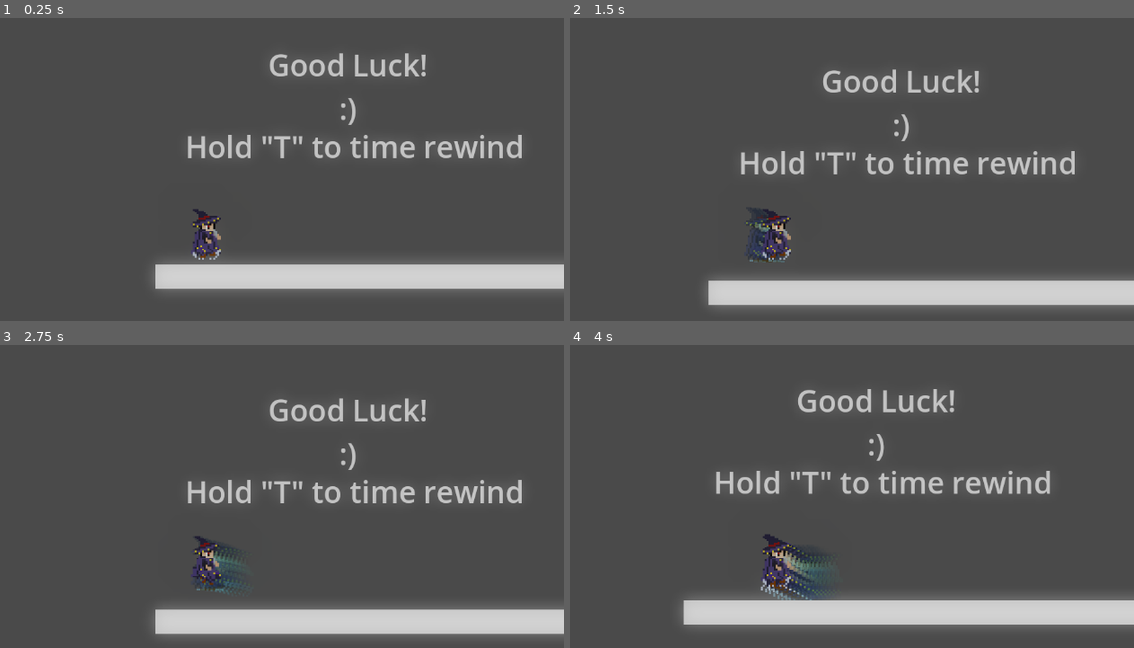
Above: before the commit, frames 1-4 (two rows, left to right).
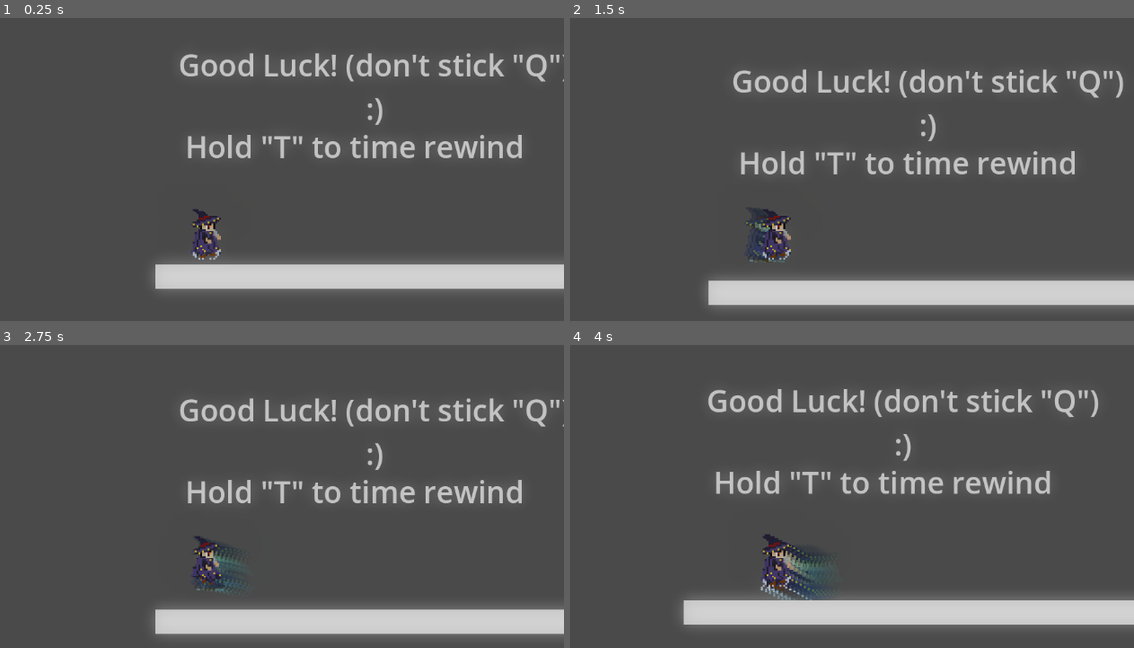
Above: after the commit, the same moments.

Repository: SSSYLSSS/time_rewinder
Game: Godot game, scene res://tscn/maingame.tscn
The game is run twice, just before and just after one commit, with the same random seed, the same clock (stepped at 60 frames per second) and the same inputs.
Inputs:
- Up to frame 1 (0.25 s): no input
- Up to frame 2 (1.5 s): tap Enter (ui_accept) at 0.5, 0.77 s; hold T (rewind) 0.53-1.28 s; hold D (right_run) from 0.53 s (still down); tap T (rewind) at 1.35 s
- Up to frame 3 (2.75 s): tap Enter (ui_accept) at 1.52 s; release D (right_run) at 2.03 s; hold A (left_run) from 2.03 s (still down); hold T (rewind) from 2.03 s (still down)
- Up to frame 4 (4 s): release A (left_run) at 2.78 s; release T (rewind) at 2.78 s; hold D (right_run) from 2.78 s (still down); tap T (rewind) at 2.85 s; tap Enter (ui_accept) at 3.02, 3.77 s; hold T (rewind) from 3.53 s (still down)

The runs differ from the first frame. In frame 1, 2.4% of the frame differs, in the area x 31-100%, y 11-36%; in frame 2, 2.4%; in frame 3, 2.4%; in frame 4, 2.4%, in the area x 24-94%, y 14-39%.

Commit message:
onelastdevelop

Diff:
--- a/project.godot
+++ b/project.godot
@@ -38,6 +38,11 @@
 "events": [Object(InputEventKey,"resource_local_to_scene":false,"resource_name":"","device":-1,"window_id":0,"alt_press …(192 unchanged characters)…
 ]
 }
+upsidedown={
+"deadzone": 0.2,
+"events": [Object(InputEventKey,"resource_local_to_scene":false,"resource_name":"","device":-1,"window_id":0,"alt_pressed":false,"shift_pressed":false,"ctrl_pressed":false,"meta_pressed":false,"pressed":false,"keycode":0,"physical_keycode":81,"key_label":0,"unicode":113,"location":0,"echo":false,"script":null)
+]
+}
 
 [rendering]
 
--- a/script/magicplayer.gd
+++ b/script/magicplayer.gd
@@ -7,6 +7,7 @@
 var is_jumping := false
 
 @onready var rewinder: Rewinder = $Rewinder
+
 
 func custom_data():
 	var texture = $AnimatedSprite2D.sprite_frames.get_frame_texture($AnimatedSprite2D.animation, $AnimatedSprite2D.frame)
@@ -58,4 +59,7 @@
 	if direction != 0:
 		$AnimatedSprite2D.flip_h = direction < 0
 
+	if Input.is_action_just_pressed("upsidedown"):
+		$AnimatedSprite2D.flip_v = 1
+
 	move_and_slide()
--- a/tscn/maingame.tscn
+++ b/tscn/maingame.tscn
@@ -64,6 +64,6 @@
 offset_right = 586.0
 offset_bottom = 322.0
 theme_override_font_sizes/font_size = 48
-text = "Good Luck!
+text = "Good Luck! (don't stick \"Q\")
 :)"
 horizontal_alignment = 1
